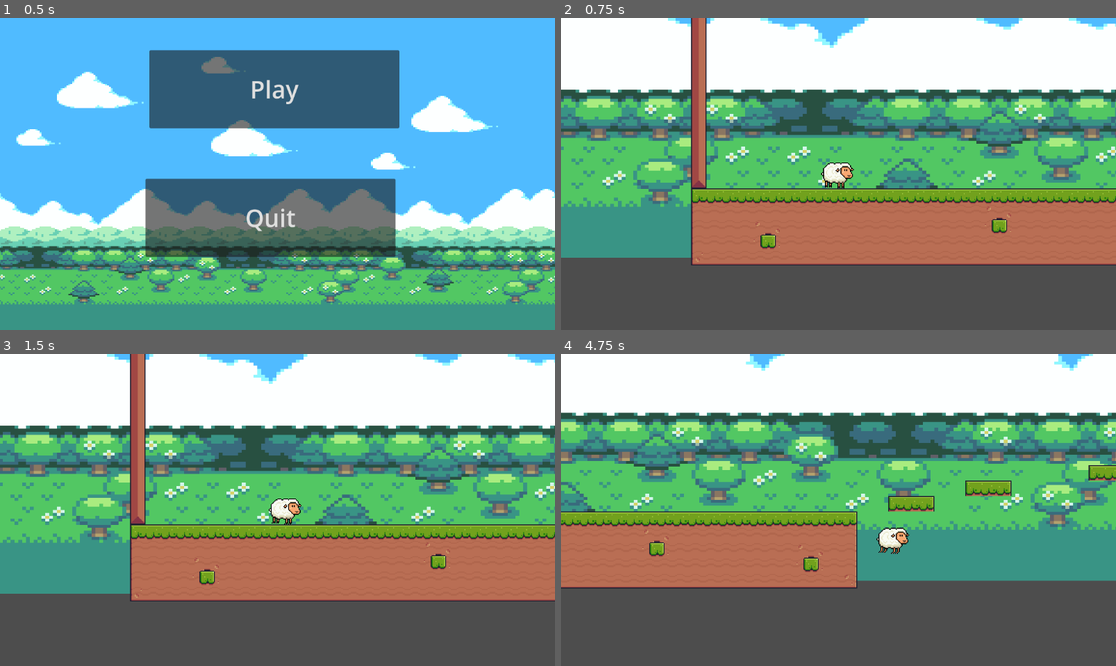
Above: before the commit, frames 1-4 (two rows, left to right).
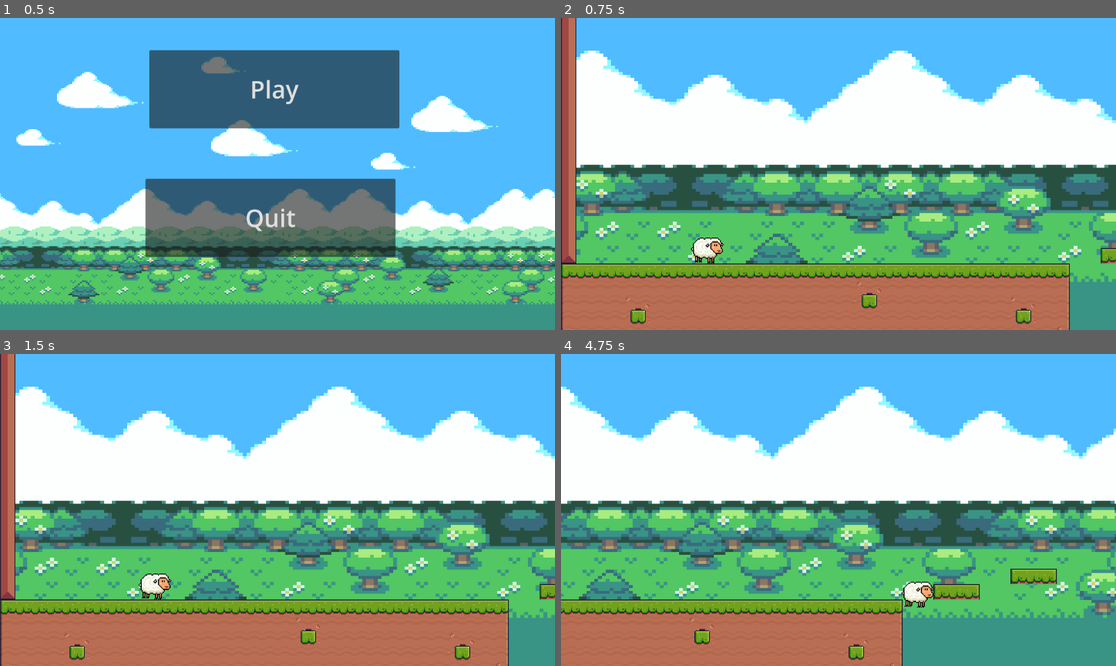
Above: after the commit, the same moments.

Repository: kartoshe4/hack-atom-platformer
Game: Godot game, scene res://scenes/menu/menu.tscn
Same seed, same stepped clock (60 frames per second), same inputs: the game is played once before the commit and once after it.
Inputs:
- Up to frame 1 (0.5 s): no input
- Up to frame 2 (0.75 s): click "Play" at 0.5 s
- Up to frame 3 (1.5 s): tap Enter at 1.25 s; hold D (right) from 1.28 s (still down)
- Up to frame 4 (4.75 s): tap Space (jump) at 1.52, 2.27, 3.77, 4.52 s; release D (right) at 2.78 s; hold A (left) 2.78-3.53 s; hold D (right) from 3.53 s (still down)

Frame 1 is identical in both runs. In frame 2, 95% of the frame differs, in the area x 0-100%, y 0-100%; in frame 3, 95%; in frame 4, 97%.

Commit message:
sheep-ogran cam

Diff:
--- a/characters/sheep/sheep.gd
+++ b/characters/sheep/sheep.gd
@@ -9,7 +9,7 @@
 const ACCELERATION_JUMP = 20.0
 const SLOWDOWN = 20.0
 const ACCELERATION = 10.0
-const MAX_SPEED = 300.0
+const MAX_SPEED = 250.0
 
 
 func _physics_process(delta: float) -> void:
--- a/characters/sheep/sheep.tscn
+++ b/characters/sheep/sheep.tscn
@@ -79,6 +79,10 @@
 
 [node name="Camera2D" type="Camera2D" parent="."]
 zoom = Vector2(2, 2)
+process_callback = 0
+limit_left = 0
+limit_bottom = 645
+position_smoothing_enabled = true
 drag_horizontal_enabled = true
 drag_vertical_enabled = true
 
